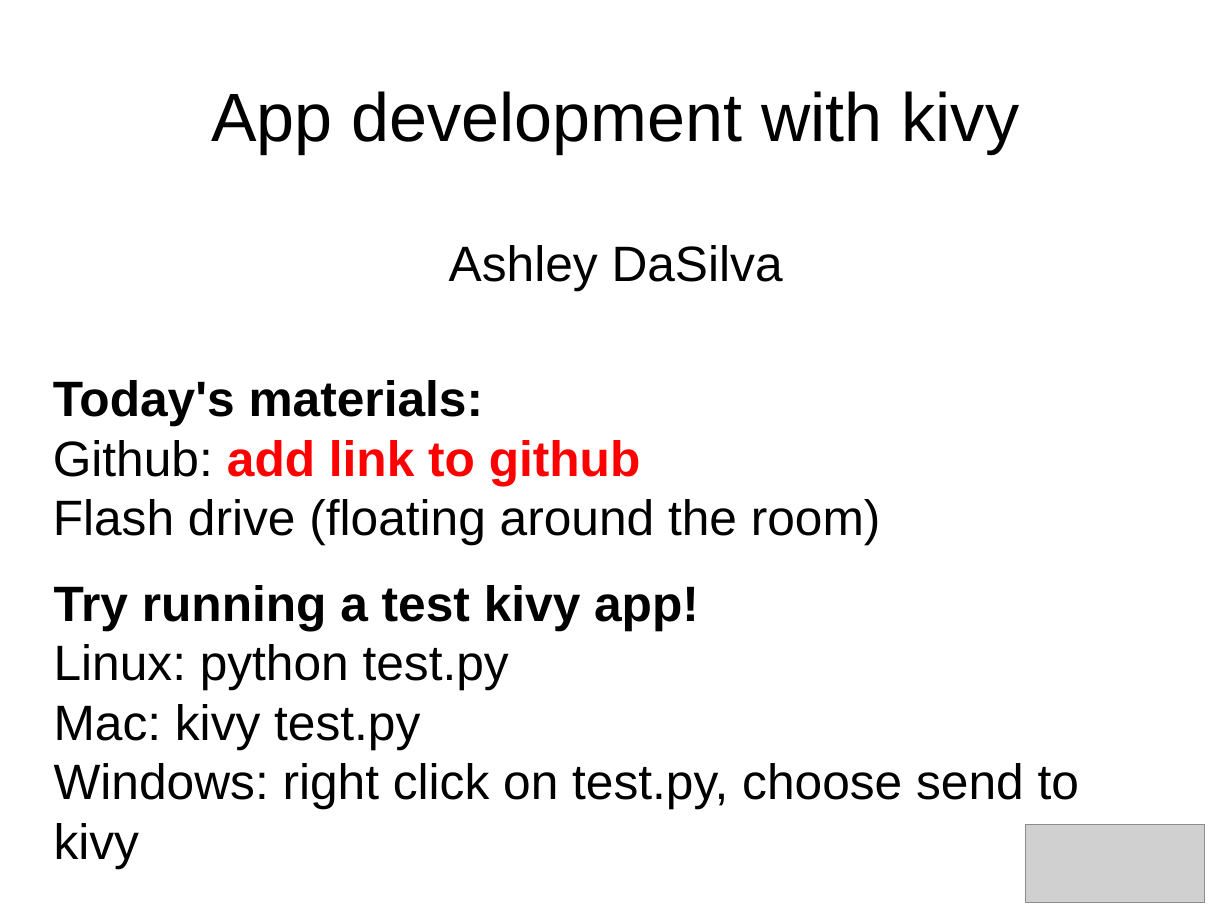
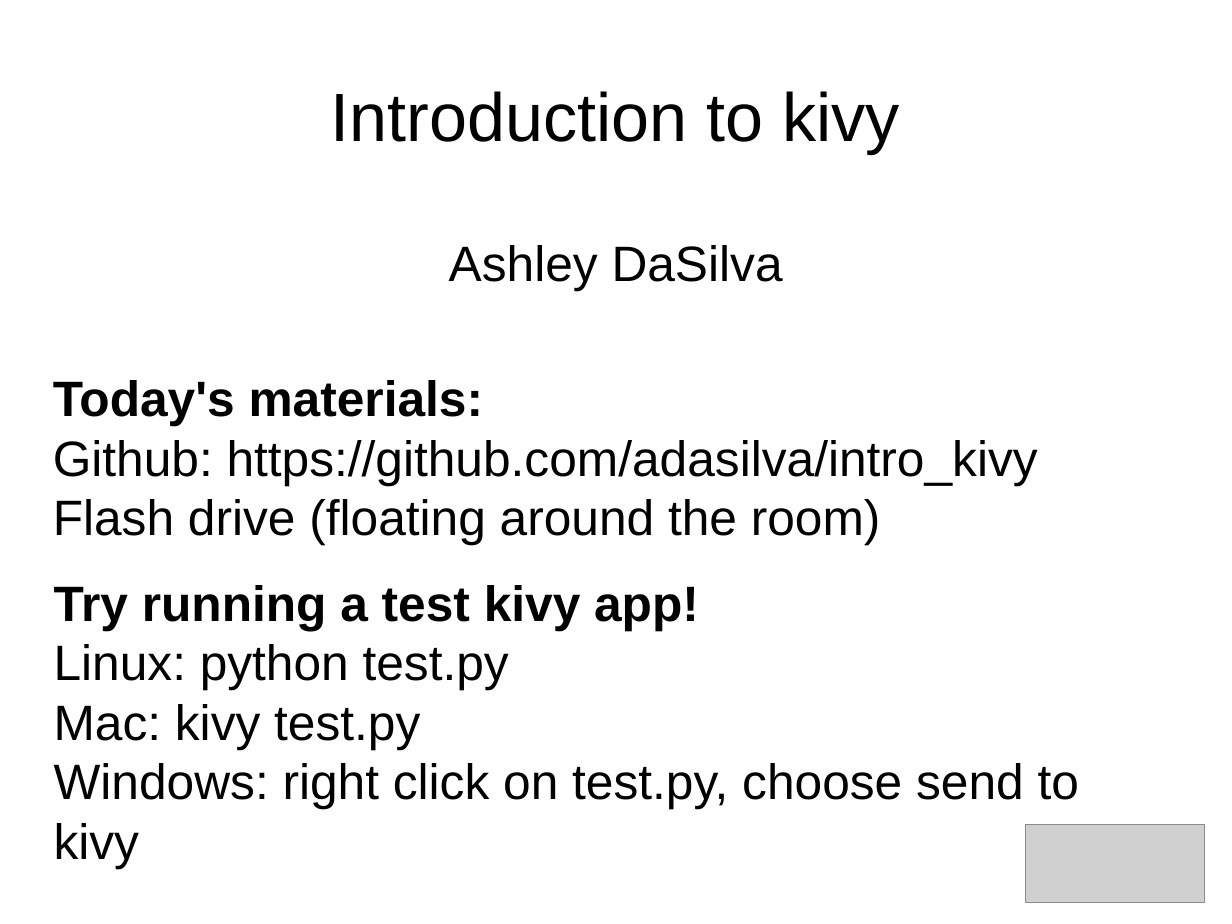
Before and after one commit to adasilva/intro_kivy, a slide deck: slide 1 of intro_kivy.odp. Drawn at 1232x924 pixels with LibreOffice and Linux fonts; fonts in the diff are those of the drawing; grey boxes stand for pictures. Boxes give left, top, right and bottom in pixels: in the first picture for what was removed or moved away, otherwise in the second. Text is boxed around its words. In the diff, an @@ line names an element or a change of style, - is before the commit and + after.

Commit message:
minor slide edits

```diff
--- a/intro_kivy.odp
+++ b/intro_kivy.odp
@@ title at bbox=[331, 91, 900, 153]: text changed @@
-App development with kivy
+Introduction to kivy
@@ text at bbox=[53, 440, 1038, 485]: text changed; text colour #FF0000 to #000000; bold off @@
-Github: add link to github
+Github: https://github.com/adasilva/intro_kivy
```
Also in this commit, not shown: 1 other slide changed.
